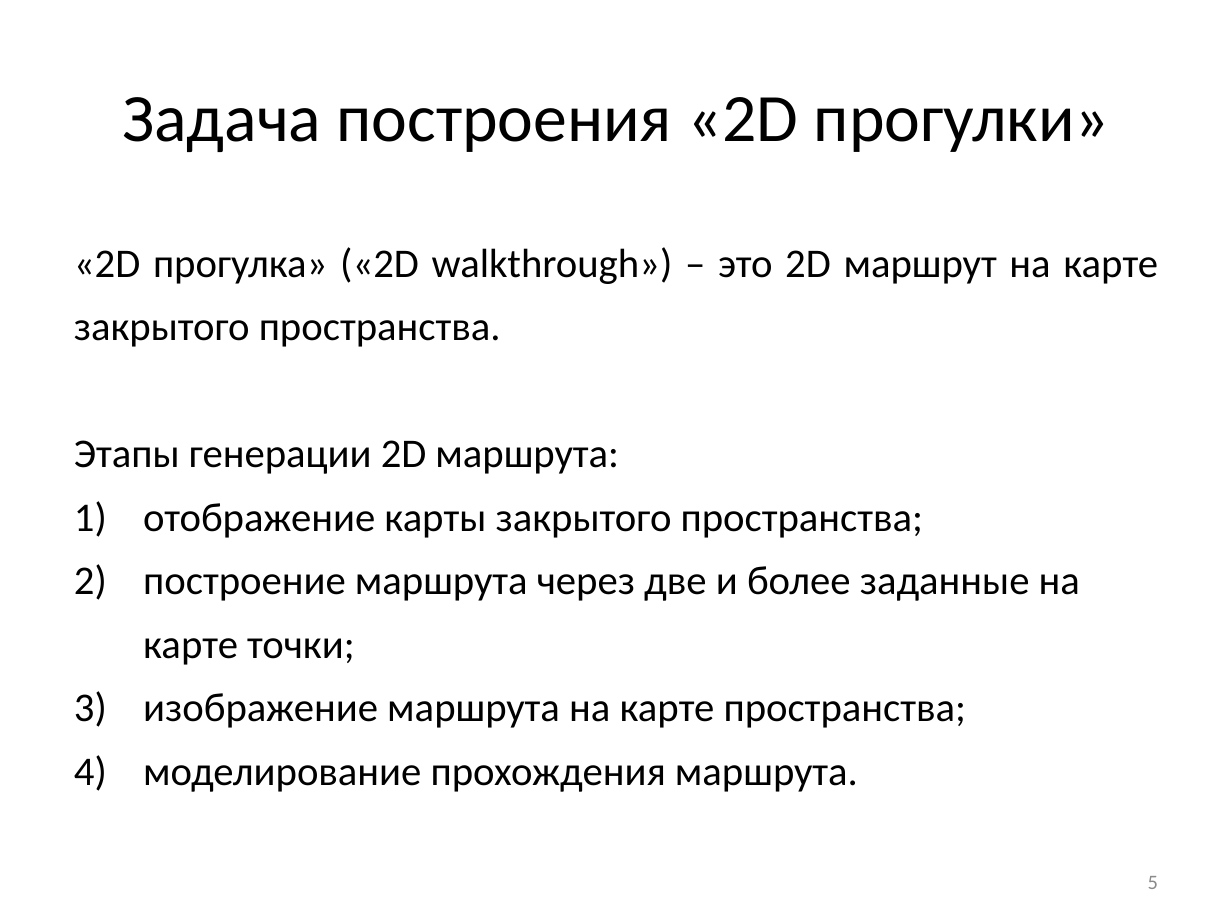
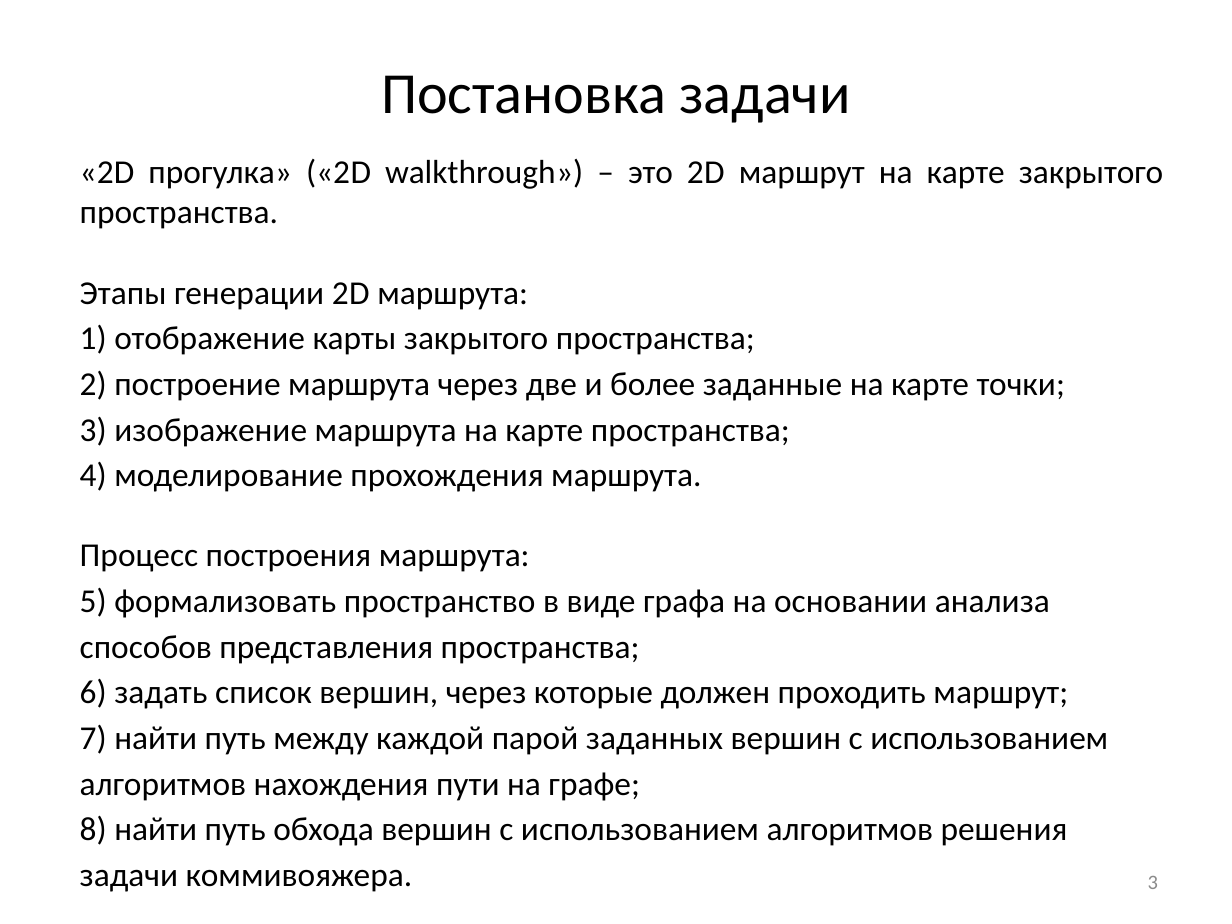
Before and after one commit to Dormou/2D-walkthrough-module, a slide deck: slide 3 of Documents/Волосникова И.А..pptx (slide 5 before the commit). Drawn at 1232x924 pixels with LibreOffice and Linux fonts; fonts in the diff are those of the drawing. Boxes give left, top, right and bottom in pixels: in the first picture for what was removed or moved away, otherwise in the second. Text is boxed around its words. In the diff, an @@ line names an element or a change of style, - is before the commit and + after.

```diff
--- a/Documents/Волосникова И.А..pptx
+++ b/Documents/Волосникова И.А..pptx
@@ title added at bbox=[381, 75, 850, 123], 34 pt, text #000000 @@
+Постановка задачи
@@ title removed at bbox=[122, 97, 1110, 152] @@
-Задача построения «2D прогулки»
@@ text "«2D прогулка» («2D walkthrough») – ...": place and size @@
-text "«2D прогулка» («2D walkthrough») – ..." at bbox=[74, 247, 1158, 792]
+text "«2D прогулка» («2D walkthrough») – ..." at bbox=[80, 159, 1163, 892]
@@ text at bbox=[80, 159, 1163, 492]: size 23.8 to 19.5 pt in "«2D прогулка» («2D walkthrough») – это 2D ...", "Этапы генерации 2D маршрута:", "отображение карты закрытого пространства;", "построение маршрута через две и более заданные ..." and 2 more places; line spacing 1.3 to 1; indent changed; line spacing 1.3 to 1.14 @@
@@ text at bbox=[80, 544, 1108, 892]: paragraphs added @@
+Процесс построения маршрута:
+1) формализовать пространство в виде графа на основании анализа способов представления пространства;
+2) задать список вершин, через которые должен проходить маршрут;
+3) найти путь между каждой парой заданных вершин с использованием алгоритмов нахождения пути на графе;
+4) найти путь обхода вершин с использованием алгоритмов решения задачи коммивояжера.
@@ page number at bbox=[1148, 876, 1158, 889]: text changed @@
-5
+3
```
Also in this commit, not shown: 5 other slides changed, 4 slides added, 26 slides removed, 33 other files.
